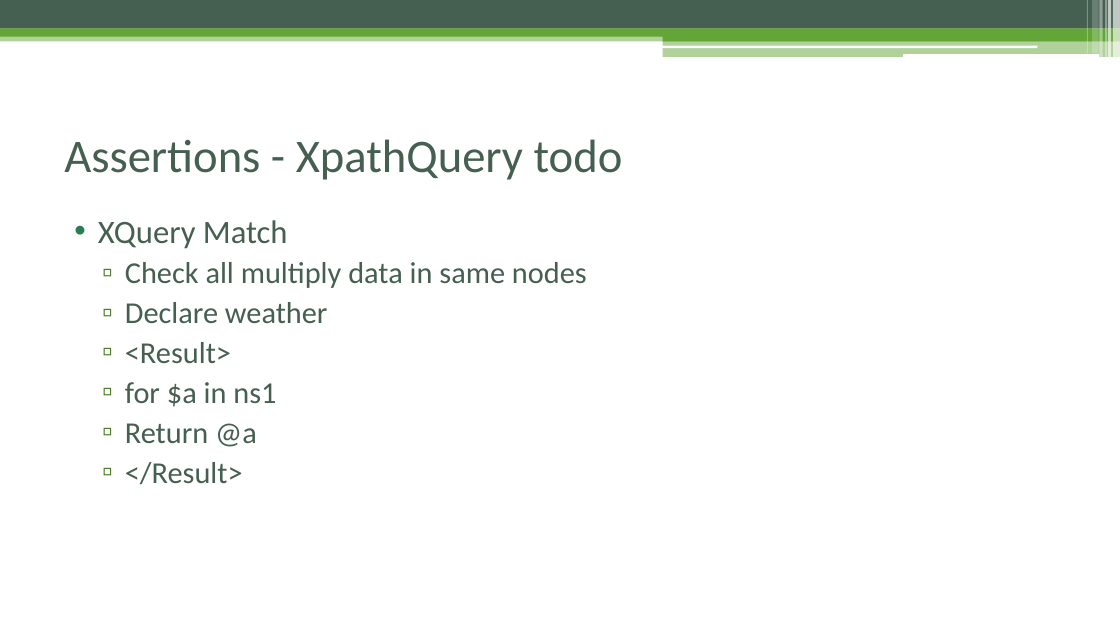
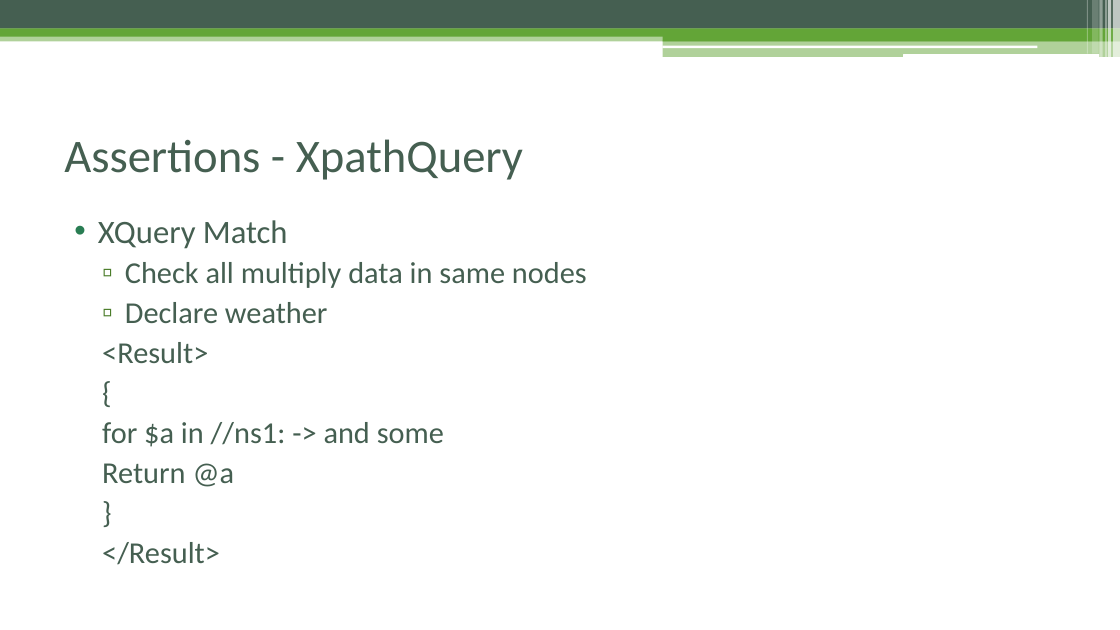
Before and after one commit to czyzyk29/SoapUI_Workshop, a slide deck: slide 30 of Warsztat_soapUI.pptx. Drawn at 1120x630 pixels with LibreOffice and Linux fonts; fonts in the diff are those of the drawing. Boxes give left, top, right and bottom in pixels: in the first picture for what was removed or moved away, otherwise in the second. Text is boxed around its words. In the diff, an @@ line names an element or a change of style, - is before the commit and + after.

```diff
--- a/Warsztat_soapUI.pptx
+++ b/Warsztat_soapUI.pptx
@@ title at (64, 139, 523, 180): text changed @@
-Assertions - XpathQuery todo
+Assertions - XpathQuery
@@ text at (98, 220, 587, 565): paragraph added @@
+  }
@@ text at (102, 342, 235, 565): bullet ▫ to none @@
@@ text at (102, 422, 444, 447): text changed @@
-  ▫ for $a in ns1
+  {
+  for $a in //ns1: -> and some
```
Also in this commit, not shown: 13 other slides changed, 1 slide removed, 3 other files.
